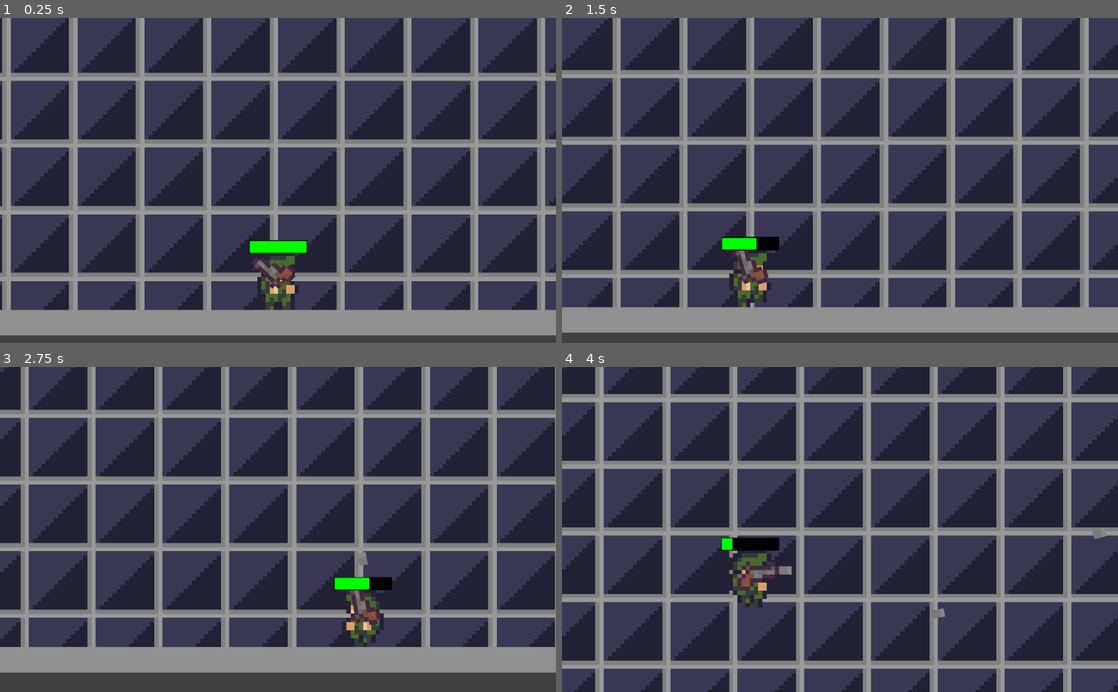
Above: before the commit, frames 1-4 (two rows, left to right).
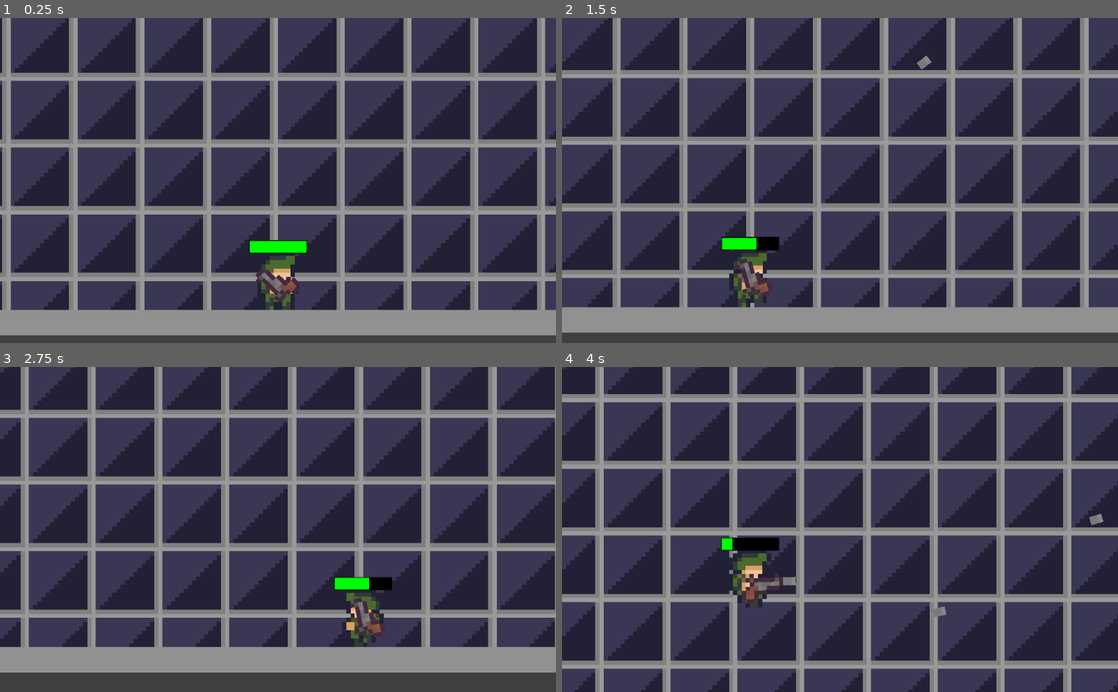
Above: after the commit, the same moments.

Repository: CUBE-The-Final-Shape/Destroying-Horrible
Game: Godot game, scene res://Scenes/Main.tscn
Same seed, same stepped clock (60 frames per second), same inputs: the game is played once before the commit and once after it.
Inputs (mouse positions are in pixels of both pictures, inside the frame that each line leads up to):
- Up to frame 1 (0.25 s): no input
- Up to frame 2 (1.5 s): move the mouse to (962, 164) at 0.52 s; press the mouse at (962, 164) at 0.53 s; hold D (right) from 0.53 s (still down); tap W (up) at 0.77 s; move the mouse to (728, 196) at 1.27 s; release the mouse at (728, 196) at 1.28 s; tap K (k) at 1.35 s
- Up to frame 3 (2.75 s): tap W (up) at 1.52 s; move the mouse to (333, 458) at 2.02 s; release D (right) at 2.03 s; press the mouse at (333, 458) at 2.03 s; hold A (left) from 2.03 s (still down)
- Up to frame 4 (4 s): move the mouse to (812, 594) at 2.77 s; release A (left) at 2.78 s; release the mouse at (812, 594) at 2.78 s; hold D (right) from 2.78 s (still down); tap K (k) at 2.85 s; tap W (up) at 3.02, 3.77 s; move the mouse to (1006, 578) at 3.52 s; press the mouse at (1006, 578) at 3.53 s

The runs differ from the first frame. In frame 1, 0.6% of the frame differs, in the area x 45-54%, y 73-88%; in frame 2, 0.5%; in frame 3, 0.4%; in frame 4, 0.8%, in the area x 31-98%, y 45-78%.

Commit message:
Update player.tscn

Diff:
--- a/Scenes/player.tscn
+++ b/Scenes/player.tscn
@@ -66,3 +66,4 @@
 smoothing_enabled = true
 
 [node name="KinematicBody2D" parent="." instance=ExtResource( 4 )]
+position = Vector2( 1, 3 )
